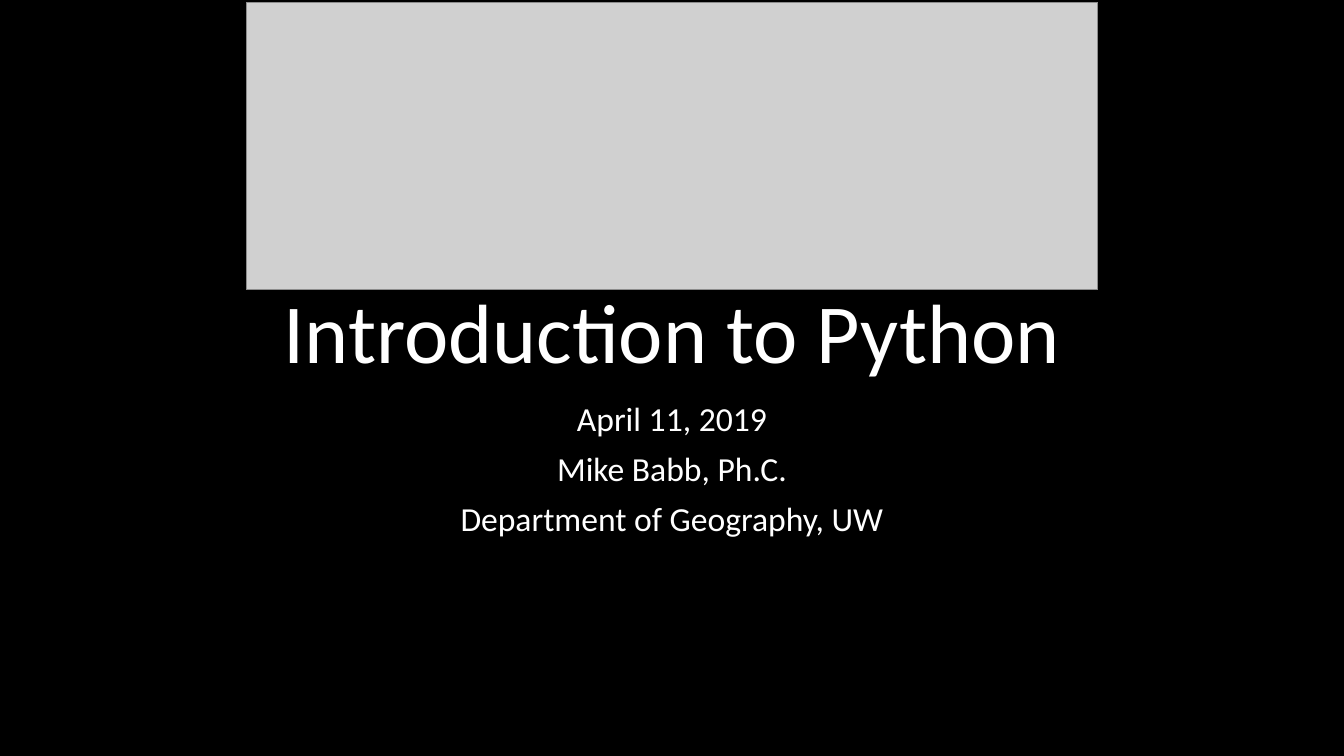
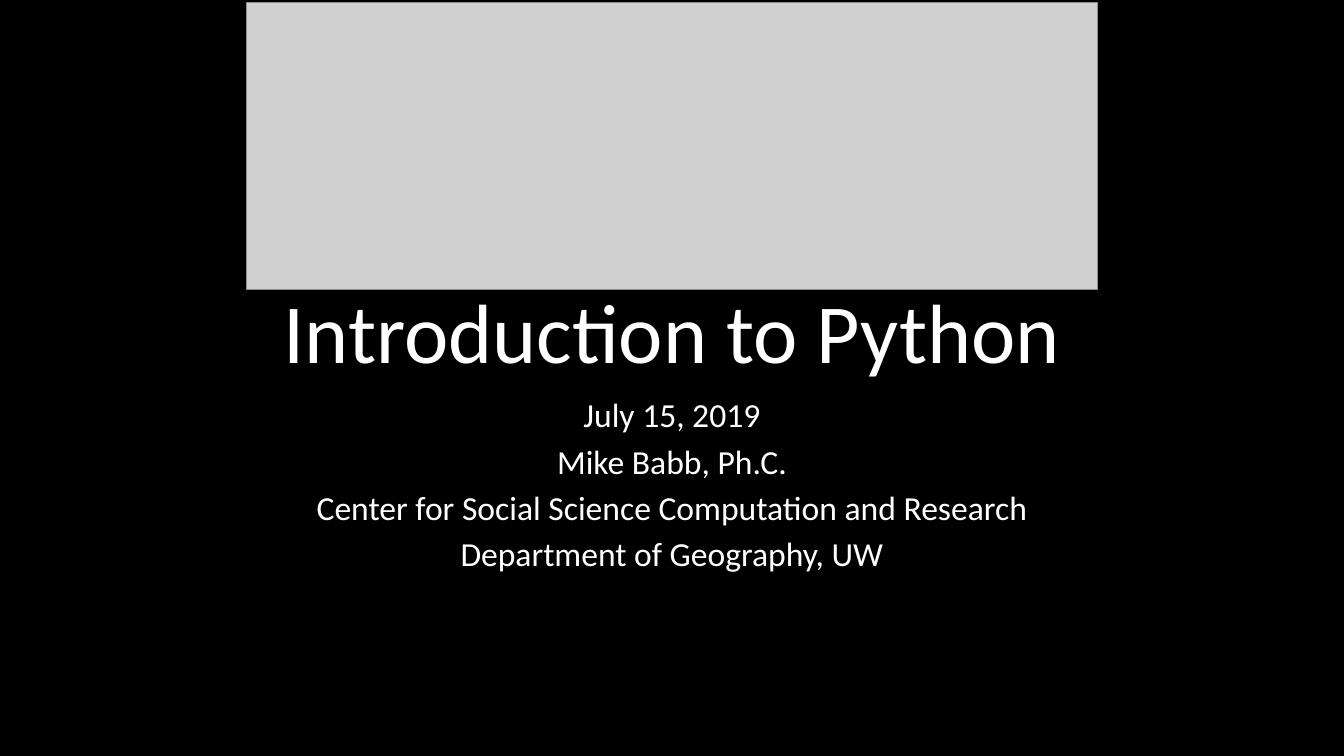
Before and after one commit to mike-babb/intro_to_python, a slide deck: slide 1 of Introduction to Python.pptx. Drawn at 1344x756 pixels with LibreOffice and Linux fonts; fonts in the diff are those of the drawing; grey boxes stand for pictures. Boxes give left, top, right and bottom in pixels: in the first picture for what was removed or moved away, otherwise in the second. Text is boxed around its words. In the diff, an @@ line names an element or a change of style, - is before the commit and + after.

```diff
--- a/Introduction to Python.pptx
+++ b/Introduction to Python.pptx
@@ subtitle at box(583, 403, 760, 433): text changed @@
-April 11, 2019
+July 15, 2019
@@ subtitle at box(461, 450, 883, 572): line spacing 0.9 to 0.8 @@
@@ subtitle at box(317, 496, 1027, 526): paragraph added @@
+Center for Social Science Computation and Research
```
Also in this commit, not shown: 4 other slides changed, 3 other files.
